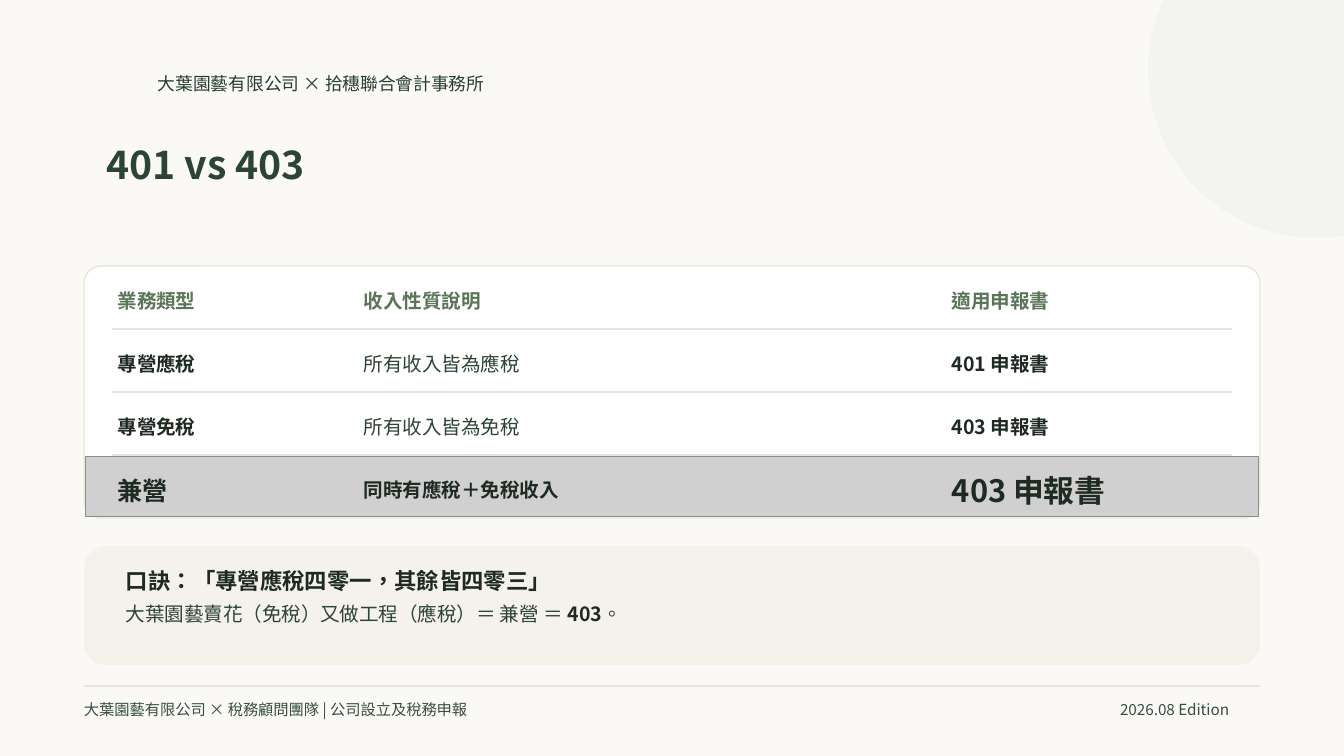
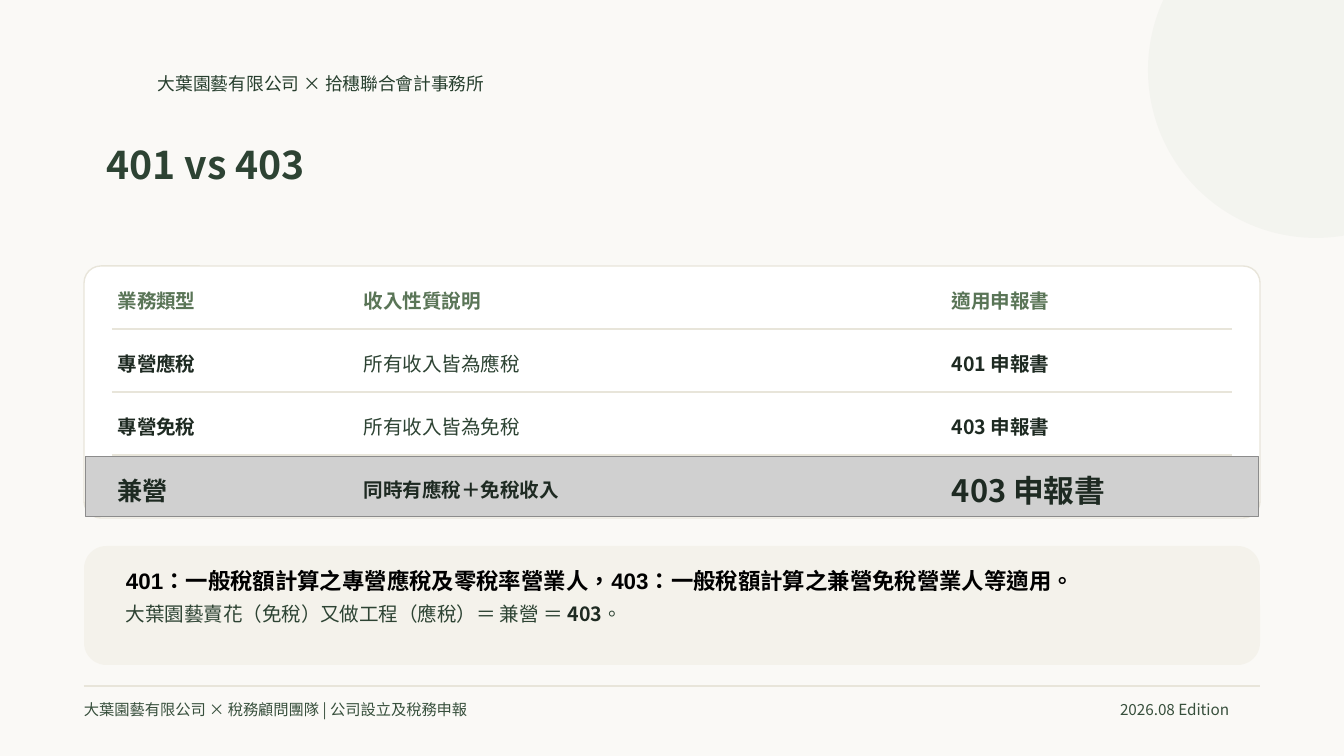
Before and after one commit to qwerty10218/horticulture-tax-case, a slide deck: slide 17 of 08_上台簡報準備/大葉園藝_公司設立與首年稅務規劃_v3_Final.pptx. Drawn at 1344x756 pixels with LibreOffice and Linux fonts; fonts in the diff are those of the drawing; grey boxes stand for pictures. Boxes give left, top, right and bottom in pixels: in the first picture for what was removed or moved away, otherwise in the second. Text is boxed around its words. In the diff, an @@ line names an element or a change of style, - is before the commit and + after.

```diff
--- a/08_上台簡報準備/大葉園藝_公司設立與首年稅務規劃_v3_Final.pptx
+++ b/08_上台簡報準備/大葉園藝_公司設立與首年稅務規劃_v3_Final.pptx
@@ text at box(126, 571, 1074, 591): text changed; font Noto Sans CJK TC to Arial; text colour #1E2A22 to #000000 @@
-口訣：「專營應稅四零一，其餘皆四零三」
+401：一般稅額計算之專營應稅及零稅率營業人，403：一般稅額計算之兼營免稅營業人等適用。
```
Also in this commit, not shown: 2 other slides changed.
